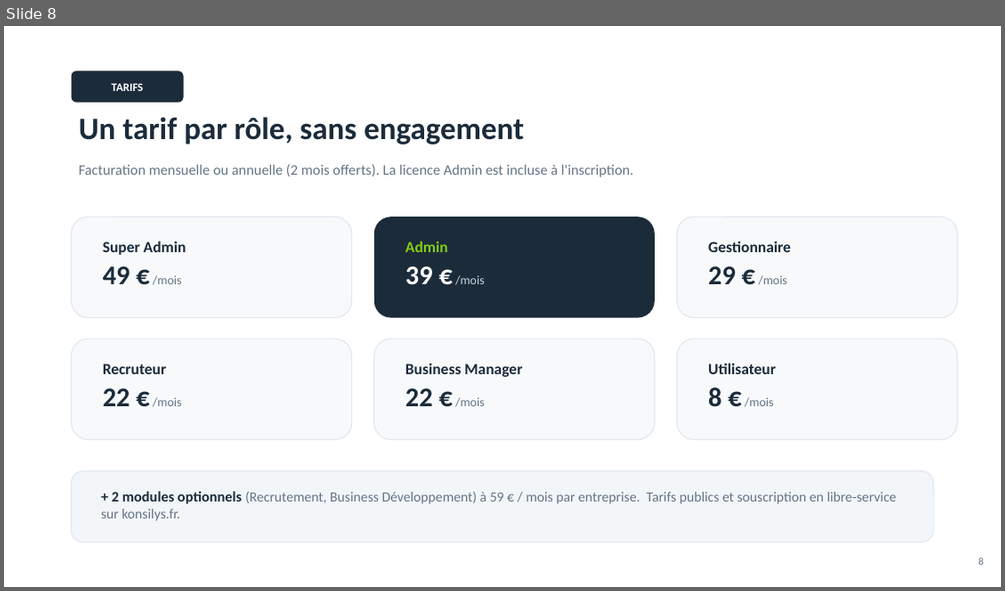
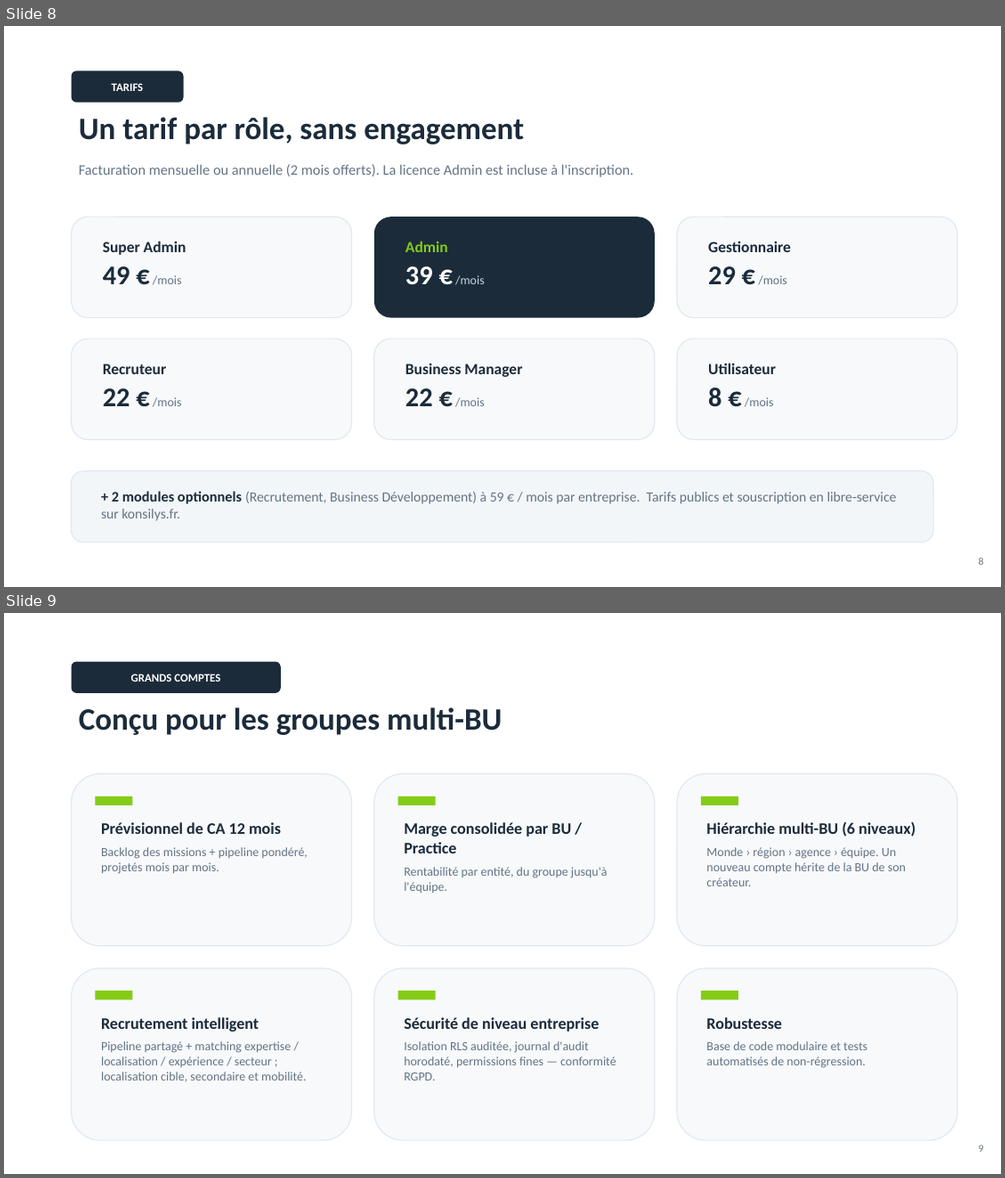
Before and after one commit to Charlesa6/esn-manager, a slide deck: deliverables/Konsilys_Presentation_Prospection.pptx. Shown one above the other, each under a label of ours: slide 8 before the commit, slides 8 and 9 after it. The pictures are 1005x591 and 1005x1178 pixels, drawn with LibreOffice and Linux fonts; fonts in the diff are those of the drawing. Boxes give left, top, right and bottom in pixels: in the first picture for what was removed or moved away, otherwise in the second. Text is boxed around its words. In the diff, an @@ line names an element or a change of style, - is before the commit and + after.

```diff
--- a/deliverables/Konsilys_Presentation_Prospection.pptx
+++ b/deliverables/Konsilys_Presentation_Prospection.pptx
@@ slide 9 added at bbox=[4, 613, 1001, 1174], background #FFFFFF @@
@@ rounded rectangle added at bbox=[72, 662, 281, 693], fill #1B2B3A, 11 pt, text #FFFFFF, bold @@
+GRANDS COMPTES
@@ text added at bbox=[79, 707, 502, 735], 30 pt, text #1B2B3A, bold @@
+Conçu pour les groupes multi-BU
@@ rounded rectangle added at bbox=[72, 774, 352, 946], fill #F7F9FB, outline #E2E8F0 1 pt @@
@@ rectangle added at bbox=[96, 796, 133, 805], fill #84CC16 @@
@@ rounded rectangle added at bbox=[374, 774, 655, 946], fill #F7F9FB, outline #E2E8F0 1 pt @@
@@ rectangle added at bbox=[398, 796, 436, 805], fill #84CC16 @@
@@ rounded rectangle added at bbox=[677, 774, 957, 946], fill #F7F9FB, outline #E2E8F0 1 pt @@
@@ rectangle added at bbox=[701, 796, 738, 805], fill #84CC16 @@
@@ text added at bbox=[101, 822, 307, 874], 12 pt, text #647485 @@
+Prévisionnel de CA 12 mois
+Backlog des missions + pipeline pondéré, projetés mois par mois.
@@ text added at bbox=[404, 822, 607, 892], 12 pt, text #647485 @@
+Marge consolidée par BU / Practice
+Rentabilité par entité, du groupe jusqu'à l'équipe.
@@ text added at bbox=[706, 821, 915, 886], 12 pt, text #647485 @@
+Hiérarchie multi-BU (6 niveaux)
+Monde › région › agence › équipe. Un nouveau compte hérite de la BU de son créateur.
@@ rounded rectangle added at bbox=[72, 968, 352, 1140], fill #F7F9FB, outline #E2E8F0 1 pt @@
@@ rounded rectangle added at bbox=[374, 968, 655, 1140], fill #F7F9FB, outline #E2E8F0 1 pt @@
@@ rounded rectangle added at bbox=[677, 968, 957, 1140], fill #F7F9FB, outline #E2E8F0 1 pt @@
@@ rectangle added at bbox=[96, 990, 133, 999], fill #84CC16 @@
@@ rectangle added at bbox=[398, 990, 436, 999], fill #84CC16 @@
@@ rectangle added at bbox=[701, 990, 738, 999], fill #84CC16 @@
@@ text added at bbox=[101, 1017, 307, 1082], 12 pt, text #647485 @@
+Recrutement intelligent
+Pipeline partagé + matching expertise / localisation / expérience / secteur ; localisation cible, secondaire et mobilité.
@@ text added at bbox=[404, 1017, 616, 1080], 12 pt, text #647485 @@
+Sécurité de niveau entreprise
+Isolation RLS auditée, journal d'audit horodaté, permissions fines — conformité RGPD.
@@ text added at bbox=[706, 1017, 867, 1068], 12 pt, text #647485 @@
+Robustesse
+Base de code modulaire et tests automatisés de non-régression.
@@ text added at bbox=[979, 1144, 984, 1151], 10 pt, text #647485 @@
+9
```
Also in this commit, not shown: 8 other files.
